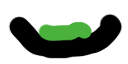
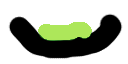
Comparing the layer stacks of the two w=128, h=64 images. Changes:
painted on "Hintergrund" over [38, 22, 92, 40]
